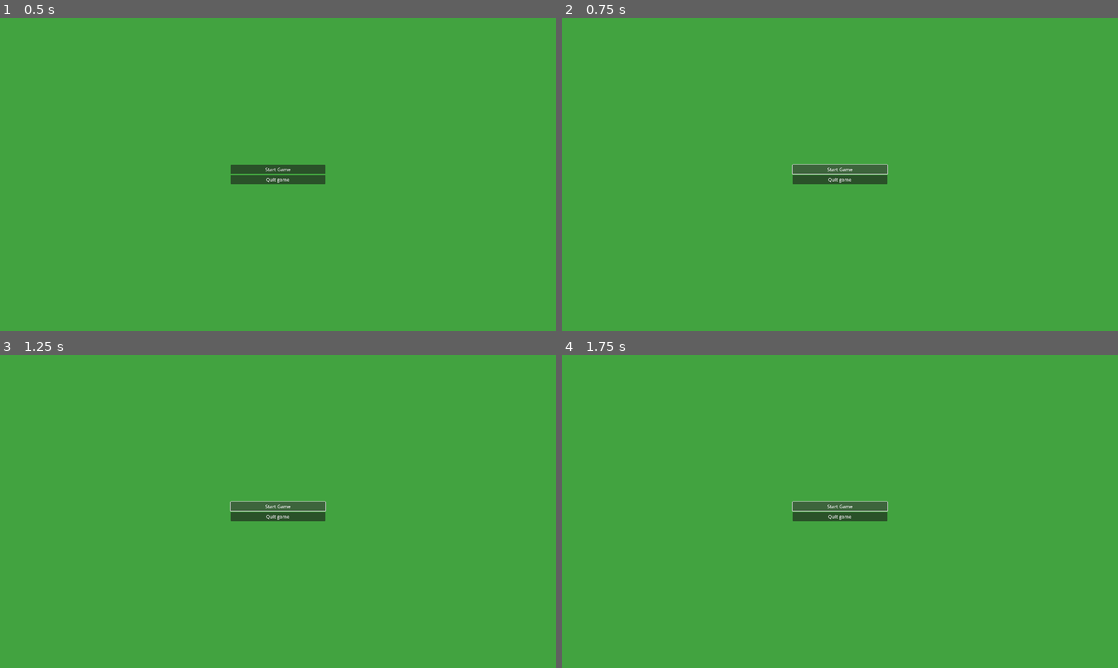
Above: before the commit, frames 1-4 (two rows, left to right).
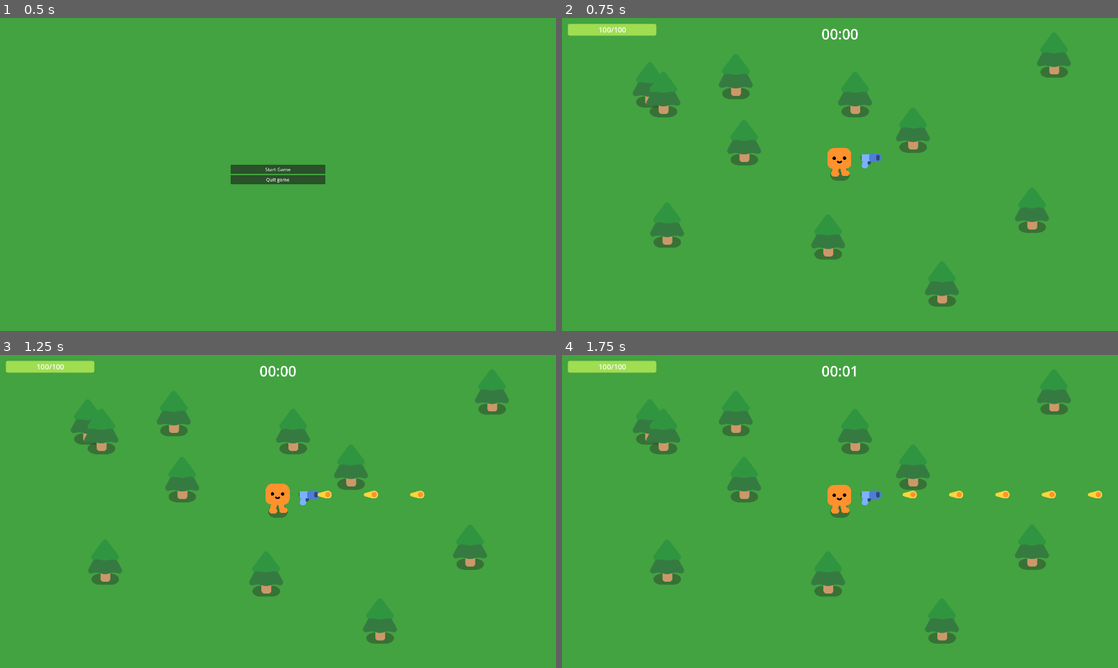
Above: after the commit, the same moments.

Repository: Gatreh/vampire-survivors-clone
Game: Godot game, scene res://levels/MainMenu.tscn
The game is run twice, just before and just after one commit, with the same random seed, the same clock (stepped at 60 frames per second) and the same inputs.
Inputs (mouse positions are in pixels of both pictures, inside the frame that each line leads up to):
- Up to frame 1 (0.5 s): no input
- Up to frame 2 (0.75 s): click "Start Game" at 0.5 s
- Up to frame 3 (1.25 s): no input
- Up to frame 4 (1.75 s): click (840, 505) at 1.25 s, where only the run before the commit has a clickable "Start Game"

Frame 1 is identical in both runs. In frame 2, 6.1% of the frame differs, in the area x 1-92%, y 1-93%; in frame 3, 6.3%; in frame 4, 6.4%, in the area x 1-98%, y 1-93%.

Commit message:
Added Line spawners and a few helpers

Diff:
--- a/levels/Game.gd
+++ b/levels/Game.gd
@@ -1,6 +1,6 @@
 extends PatternSpawner
 
-@onready var death_scene = load("res://Restart.tscn")
+@onready var death_scene = load("res://levels/Restart.tscn")
 
 var time = 0
 var timeSeconds = 0
@@ -24,7 +24,7 @@
 
 func _on_MainMenu_pressed():
 	get_tree().paused = false
-	get_tree().change_scene_to_file("res://MainMenu.tscn")
+	get_tree().change_scene_to_file("res://levels/MainMenu.tscn")
 
 #endregion
 
@@ -36,14 +36,17 @@
 func _on_SpawnTimer():
 	if BetweenTime(0,0, 0,45):
 		Random(1, 0.0)
-	if BetweenTime(0,45, 1,30):
+	if BetweenTime(0,45, 1,0):
+		LineRight(SLIME, [["HEALTH", 1000],["LIFETIME", 20.0]], 15, 0.0 )
+	if BetweenTime(1,0, 1,30):
 		Random(2, 0.5)
 	if AfterTime(1, 30):
 		Random(3, 0.33)
 	if AtTime(1, 0):
-		var stats = [["SPEED", 500], ["MOVE_TYPE", DIRECTION.MIDDLE], ["LIFETIME", 5.0]]
-		Circle(SLIME, 10, stats, 0.00)
-		Circle(BAT, 9, stats, 0.00)
+		var stats = [["SPEED", 100], ["MOVE_TYPE", DIRECTION.MIDDLE], ["LIFETIME", 6.0]]
+		Circle(SLIME, 12, stats, 0.00)
+		Circle(BAT, 13, stats, 0.00)
+
 #endregion
 
 func _on_stopwatch_timeout():
--- a/levels/MainMenu.gd
+++ b/levels/MainMenu.gd
@@ -4,4 +4,4 @@
 	get_tree().quit()
 
 func _on_start_game_pressed():
-	get_tree().change_scene_to_file("res://Game.tscn")
+	get_tree().change_scene_to_file("res://levels/Game.tscn")
--- a/levels/SpawningPatterns.gd
+++ b/levels/SpawningPatterns.gd
@@ -13,7 +13,7 @@
 enum {SLIME, BAT}
 enum DIRECTION {PLAYER, MIDDLE, HOVER, UP, RIGHT, DOWN, LEFT}
 
-var distance = 0	# The total distance between point a and point b
+var distance = 0.0	# The total distance between point a and point b
 var step = 0.01226 		# The space between each spawned mobType
 
 #Pass array and mob to this function to override base stat
@@ -25,7 +25,7 @@
 #region Random spawning pattern
 func Random(amount, delay):
 	for x in amount:
-		RandomFullSpawner(randi_range(0, ENEMY.size() -1), null, 1, 0.00)
+		RandomFullSpawner(randi_range(0, ENEMY.size() -1), [], 1, 0.00)
 		if delay > 0.00:
 			await get_tree().create_timer(delay).timeout
 
@@ -33,7 +33,7 @@
 	for x in range(amount):
 		var spawn = ENEMY[mobType].instantiate()
 		spawn.mobName = ENEMY_NAME[mobType]
-		if newStats != null:
+		if newStats.size() != 0:
 			_set_stats(spawn, newStats)
 		%SpawnCircleFollow.progress_ratio = randf()
 		spawn.global_position = %SpawnCircleFollow.global_position
@@ -69,19 +69,19 @@
 func CircleRight(mobType, amount, newStat, delay):
 	CircleFullSpawner(mobType, newStat, amount, delay, 0, 180, true, false)
 
-func CircleRightFill(mobType, amount, newStat, delay):
+func CircleRightFill(mobType, newStat, delay):
 	CircleFullSpawner(mobType, newStat, 0, delay, 0, 180, false, true)
 
 func CircleTop(mobType, amount, newStat, delay):
 	CircleFullSpawner(mobType, newStat, amount, delay, 270, 90, true, false)
 
-func CircleFillTop(mobType, amount, newStat, delay):
+func CircleFillTop(mobType, newStat, delay):
 	CircleFullSpawner(mobType, newStat, 0, delay, 270, 90, false, true)
 
 func CircleBottom(mobType, amount, newStat, delay):
 	CircleFullSpawner(mobType, newStat, amount, delay, 90, 270, true, false)
 
-func CircleFillBottom(mobType, amount, newStat, delay):
+func CircleFillBottom(mobType, newStat, delay):
 	CircleFullSpawner(mobType, newStat, 0, delay, 90, 270, false, true)
 
 func CircleTopRight(mobType, amount, newStat, delay):
@@ -172,11 +172,22 @@
 	CircleBottom(mobType, amount, newStat, delay)
 	CircleLeft(mobType, amount, newStat, delay)
 
+func CircleSpiral(mobType, amountPerTurn, delay, startDeg, turns):
+	var turnDelay = delay * amountPerTurn
+	var endDeg = startDeg - 1
+	if endDeg <= -1:
+		endDeg = 360
+	for turn in turns:
+		CircleFullSpawner(mobType, null, amountPerTurn, delay, startDeg, endDeg, true, false)
+		await get_tree().create_timer(turnDelay).timeout
+
 #TODO spawn in a spiral, can already be done but this would help with that.
 #func CircleSpiral(mobType, amount, delay, startDeg, endDeg, turns): pass
 #endregion
 func CircleFullSpawner(mobType:int, newStats, amount:int, delay:float,
 						startDeg:float, endDeg:float, separate:bool, fill:bool):
+	if startDeg < 0: startDeg = 0
+	if endDeg < 0: endDeg = 360
 	if startDeg < endDeg:	distance = (endDeg - startDeg) / 360.0
 	if startDeg > endDeg:	distance = (360 - (startDeg - endDeg)) / 360.0
 
@@ -186,7 +197,7 @@
 	for x in amount:
 		var spawn = ENEMY[mobType].instantiate()
 		spawn.mobName = ENEMY_NAME[mobType]
-		if newStats != null:
+		if newStats.size() != 0:
 			_set_stats(spawn, newStats)
 		spawn.global_position = %SpawnCircleFollow.global_position
 		add_child(spawn)
@@ -200,5 +211,50 @@
 #endregion
 
 #region Line Spawning patterns
-
-#endregion
+#region Line Spawning Helpers
+func LineTop(mobType:int, newStats, amount:int, delay:float):
+	LineSpawner(mobType, newStats, amount, delay, DIRECTION.DOWN, true, false)
+
+func LineTopFill(mobType:int, newStats, delay:float):
+	LineSpawner(mobType, newStats, 0, delay, DIRECTION.DOWN, false, true)
+
+func LineRight(mobType, newStats, amount:int, delay:float):
+	LineSpawner(mobType, newStats, amount, delay, DIRECTION.LEFT, true, false)
+
+func LineRightFill(mobType:int, newStats, delay:float):
+	LineSpawner(mobType, newStats, 0, delay, DIRECTION.LEFT, false, true)
+
+func LineBottom(mobType, newStats, amount:int, delay:float):
+	LineSpawner(mobType, newStats, amount, delay, DIRECTION.UP, true, false)
+
+func LineBottomFill(mobType:int, newStats, delay:float):
+	LineSpawner(mobType, newStats, 0, delay, DIRECTION.UP, false, true)
+
+func LineLeft(mobType, newStats, amount:int, delay:float):
+	LineSpawner(mobType, newStats, amount, delay, DIRECTION.RIGHT, true, false)
+
+func LineLeftFill(mobType:int, newStats, delay:float):
+	LineSpawner(mobType, newStats, 0, delay, DIRECTION.RIGHT, false, true)
+#endregion
+func LineSpawner(mobType:int, newStats, amount:int, delay:float, direction:DIRECTION, separate:bool, fill:bool):
+	var LINE = {
+		DIRECTION.UP : %SpawnBelowFollow,
+		DIRECTION.RIGHT : %SpawnLeftFollow,
+		DIRECTION.DOWN : %SpawnAboveFollow,
+		DIRECTION.LEFT : %SpawnRightFollow
+	}
+	distance = 1.0
+	if fill: amount = distance / step
+	if separate: step = distance / (amount + 1)
+	newStats.append(["MOVE_TYPE", direction])
+	for x in amount:
+		var spawn = ENEMY[mobType].instantiate()
+		spawn.mobName = ENEMY_NAME[mobType]
+		if newStats.size() != 0:
+			_set_stats(spawn, newStats)
+		spawn.global_position = LINE[direction].global_position
+		add_child(spawn)
+		LINE[direction].progress_ratio += step
+		if delay > 0.00:
+			await get_tree().create_timer(delay).timeout
+#endregion
